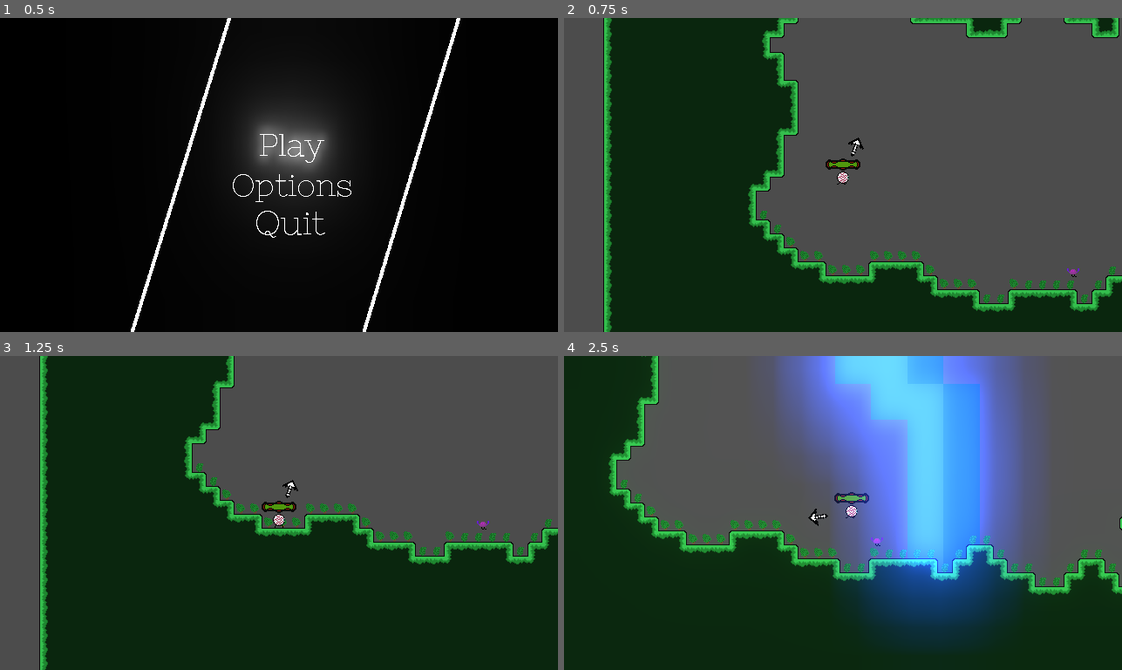
Above: before the commit, frames 1-4 (two rows, left to right).
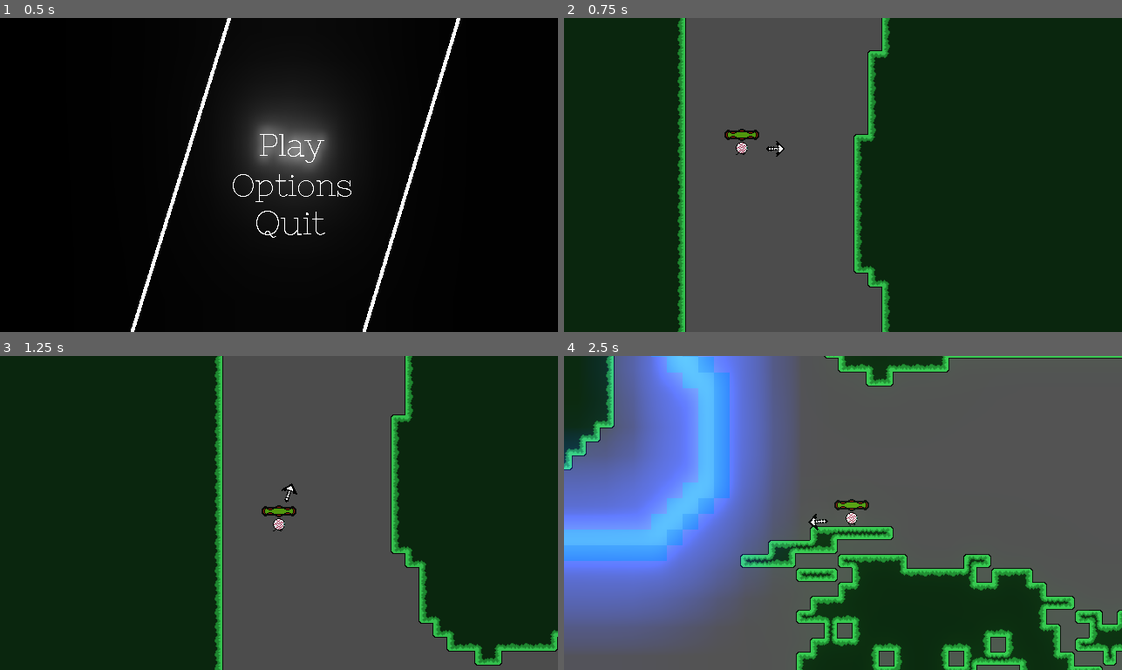
Above: after the commit, the same moments.

Repository: epimetheusgames/EyeSore
Game: Godot game, scene res://MainMenu.tscn
Same seed, same stepped clock (60 frames per second), same inputs: the game is played once before the commit and once after it.
Inputs (mouse positions are in pixels of both pictures, inside the frame that each line leads up to):
- Up to frame 1 (0.5 s): no input
- Up to frame 2 (0.75 s): click (854, 146) at 0.5 s
- Up to frame 3 (1.25 s): no input
- Up to frame 4 (2.5 s): tap Enter (ui_accept) at 1.25 s; move the mouse to (965, 497) at 1.27 s; hold D (movement_right) from 1.28 s (still down); click (965, 497) at 1.35 s; tap Space (movement_jump) at 1.52, 2.27 s; move the mouse to (731, 528) at 2.02 s; right-click (731, 528) at 2.1 s

Frame 1 is identical in both runs. In frame 2, 72% of the frame differs, in the area x 0-100%, y 0-100%; in frame 3, 49%; in frame 4, 81%.

Commit message:
Changed one line of code

Diff:
--- a/OGPC_Project_Native_Directory/Save_Data.gd
+++ b/OGPC_Project_Native_Directory/Save_Data.gd
@@ -46,7 +46,7 @@
 }
 
 const levels = [
-	"res://Levels/aLevel1.tscn"
+	"res://Levels/Level1.tscn"
 ]
 
 func save_audio(music, sfx):
